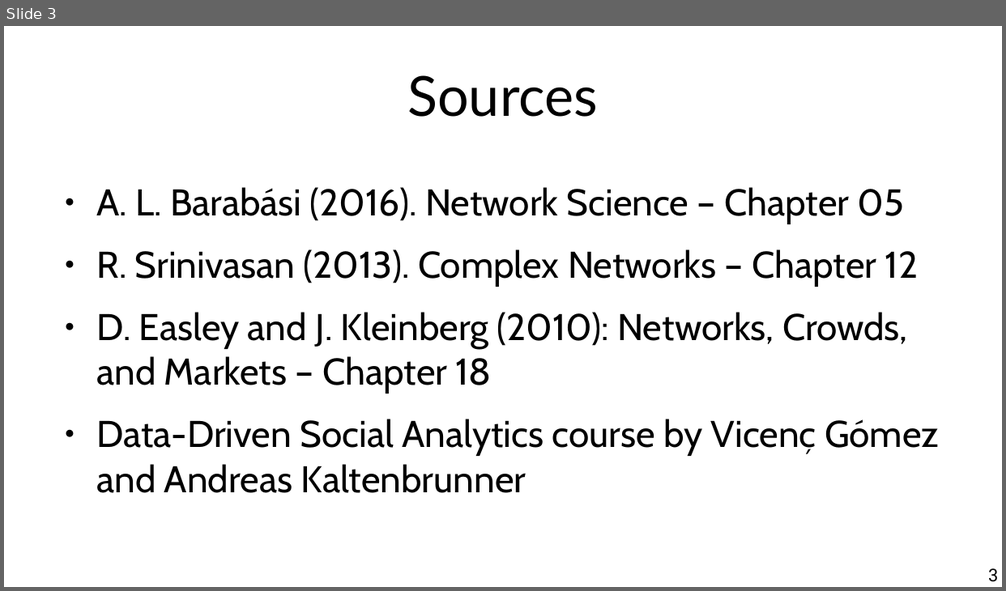
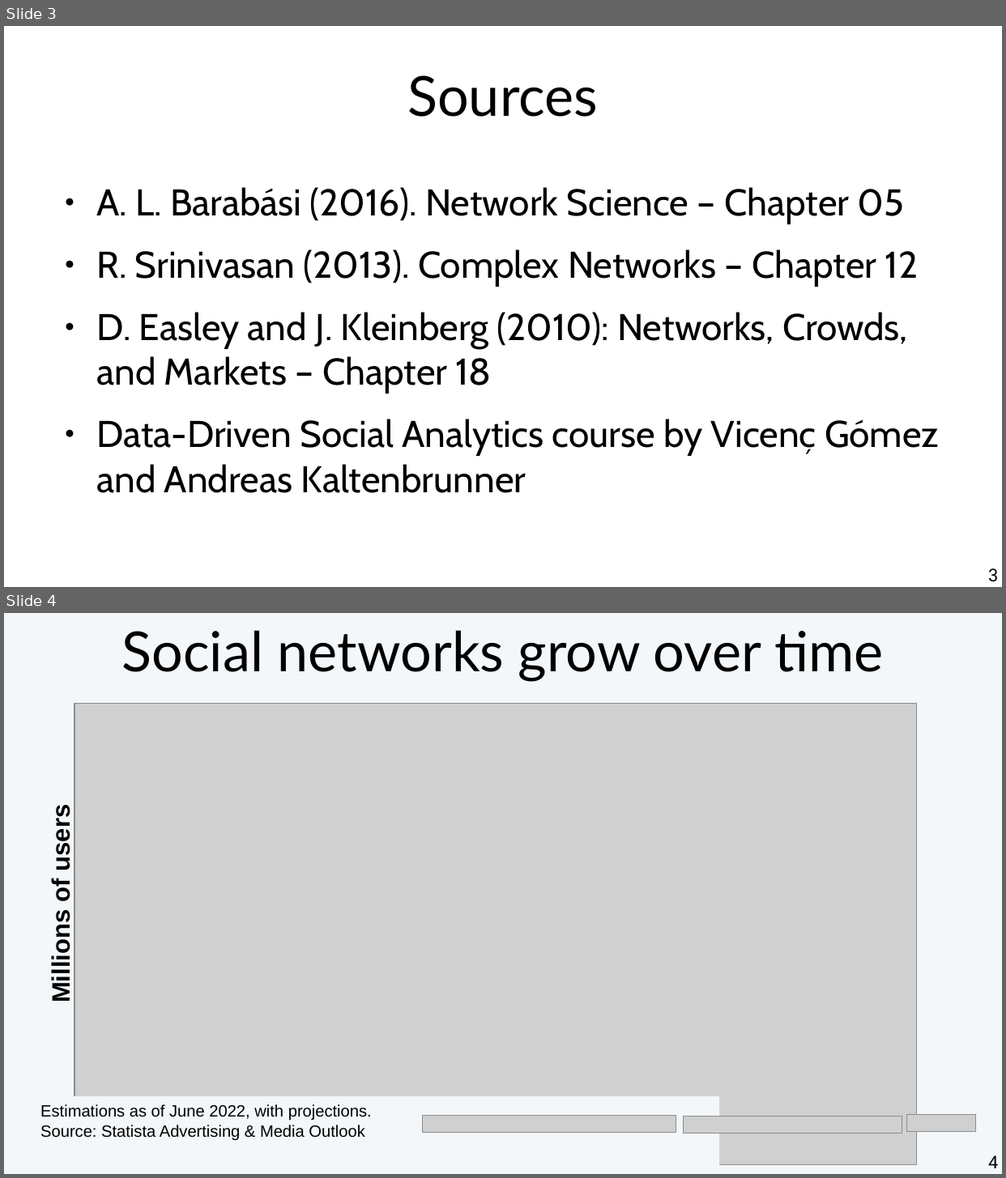
Before and after one commit to chatox/networks-science-course, a slide deck: theory/odp/tt16-preferential_attachment.odp. Shown one above the other, each under a label of ours: slide 3 before the commit, slides 3 and 4 after it. The pictures are 1006x591 and 1006x1178 pixels, drawn with LibreOffice and Linux fonts; fonts in the diff are those of the drawing; grey boxes stand for pictures. Boxes give left, top, right and bottom in pixels: in the first picture for what was removed or moved away, otherwise in the second. Text is boxed around its words. In the diff, an @@ line names an element or a change of style, - is before the commit and + after.

```diff
--- a/theory/odp/tt16-preferential_attachment.odp
+++ b/theory/odp/tt16-preferential_attachment.odp
@@ slide 4 added at box(4, 613, 1002, 1174), background #F3F7FA @@
@@ title added at box(122, 630, 883, 682), 44 pt, text #000000 @@
+Social networks grow over time
@@ picture added at box(74, 704, 917, 1165) @@
@@ text added at box(47, 811, 75, 1001), 20 pt, text #000000, bold @@
+Millions of users
@@ rectangle added at box(32, 1097, 719, 1165), fill #F3F7FA, 13 pt, text #000000 @@
+Estimations as of June 2022, with projections.
+Source: Statista Advertising & Media Outlook
@@ picture added at box(423, 1115, 676, 1133) @@
@@ picture added at box(683, 1117, 902, 1134) @@
@@ picture added at box(907, 1114, 976, 1132) @@
@@ page number added at box(988, 1156, 998, 1169), 14 pt, text #000000 @@
+4
```
Also in this commit, not shown: 3 slides removed, 5 other files.
